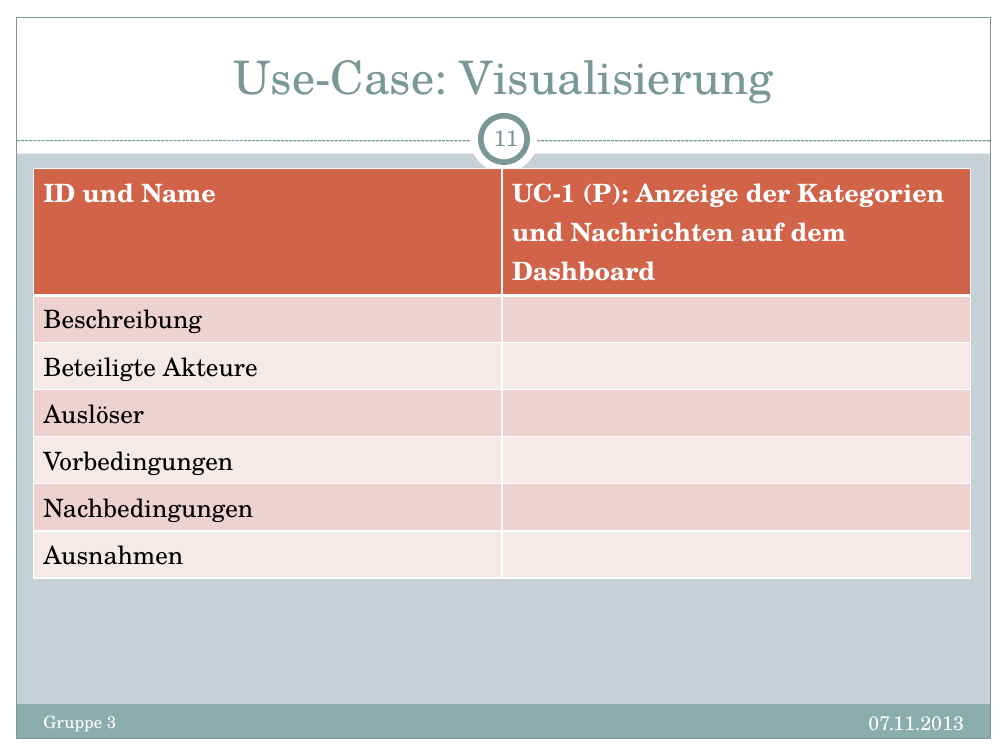
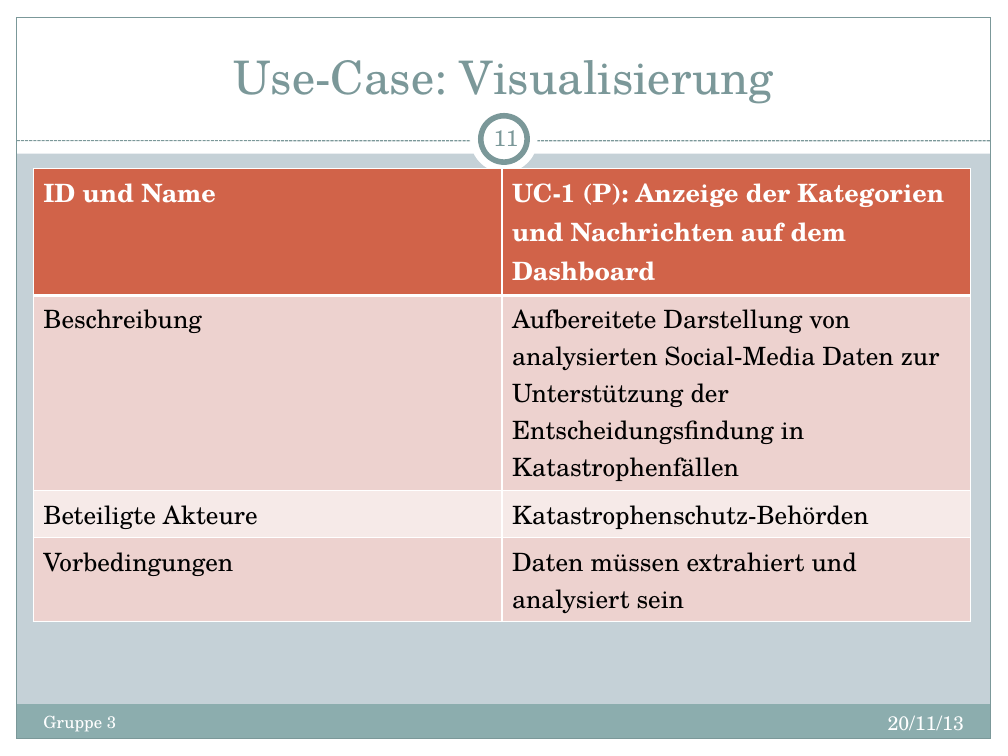
Before and after one commit to d-f/bugfree-octo-ironman, a slide deck: slide 11 of presentations/Termin2.pptx. Drawn at 1008x756 pixels with LibreOffice and Linux fonts; fonts in the diff are those of the drawing. Boxes give left, top, right and bottom in pixels: in the first picture for what was removed or moved away, otherwise in the second. Text is boxed around its words. In the diff, an @@ line names an element or a change of style, - is before the commit and + after.

```diff
--- a/presentations/Termin2.pptx
+++ b/presentations/Termin2.pptx
@@ table at <box>33,168,971,617</box> @@
-row 2: Beschreibung | 
-row 3: Beteiligte Akteure | 
-row 4: Auslöser | 
-row 5: Vorbedingungen | 
-row 6: Nachbedingungen | 
-row 7: Ausnahmen | 
+row 2: Beschreibung | Aufbereitete Darstellung von analysierten Social-Media Daten zur Unterstützung der Entscheidungsfindung in Katastrophenfällen
+row 3: Beteiligte Akteure | Katastrophenschutz-Behörden
+row 4: Vorbedingungen | Daten müssen extrahiert und analysiert sein
@@ text at <box>888,715,964,730</box>: text changed @@
-07.11.2013
+20/11/13
```
Also in this commit, not shown: 13 other slides changed.
